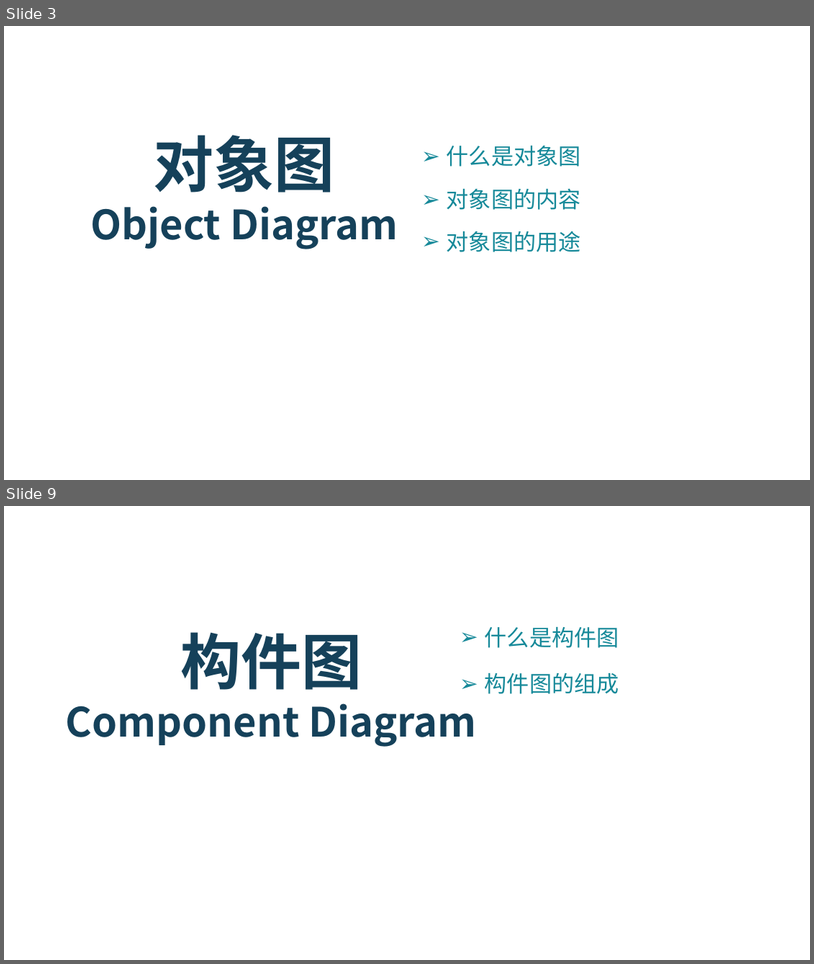
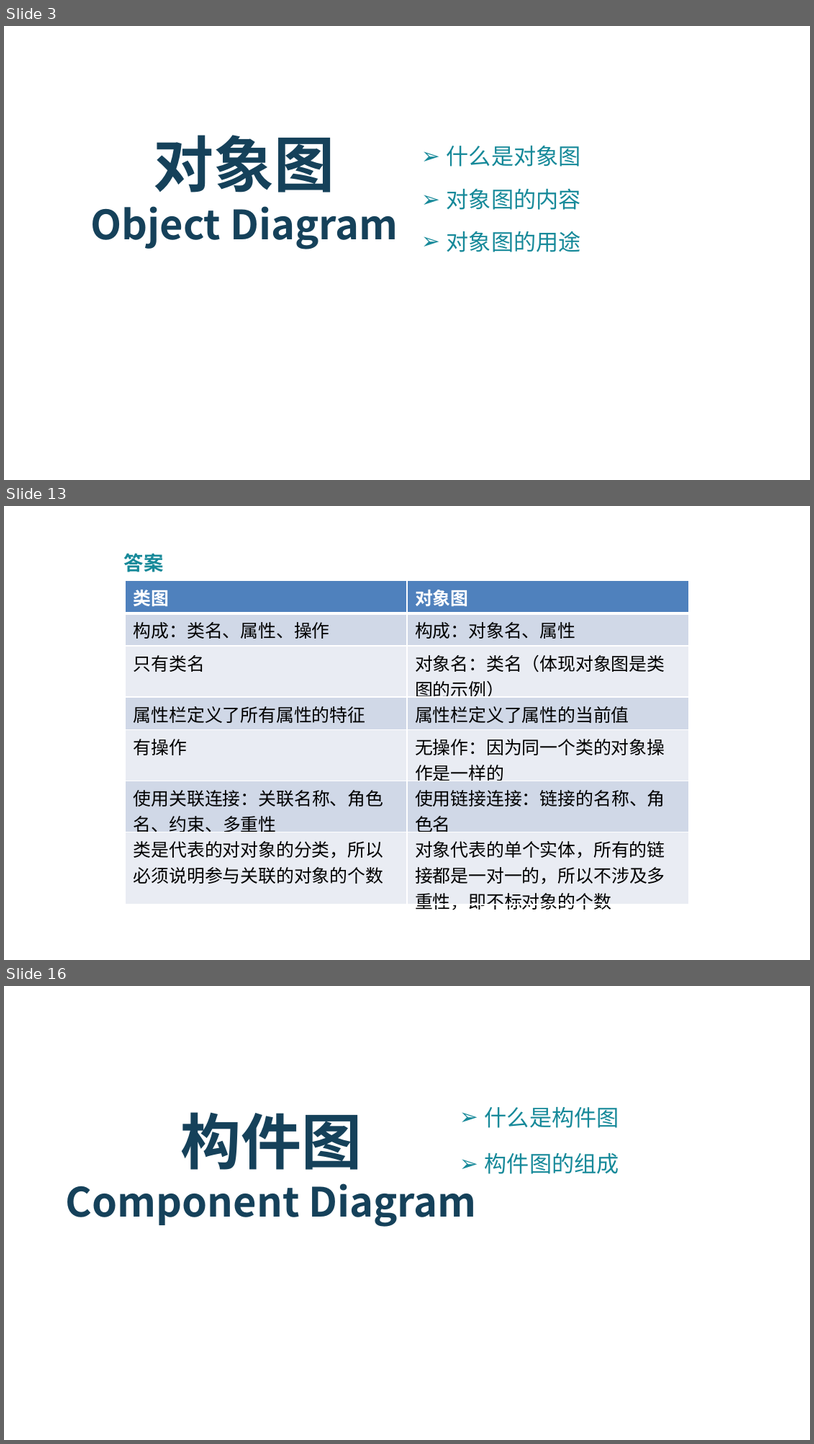
Before and after one commit to PRD2018-G03/PRD2018-G03-SoftwareEngineeringProject, a slide deck: PPT模板及制作/UML基础III翻转PPT.pptx. Shown one above the other, each under a label of ours: slides 3 and 9 before the commit, slides 3, 13 and 16 after it; the slides between them are not shown. The pictures are 814x964 and 814x1444 pixels, drawn with LibreOffice and Linux fonts; fonts in the diff are those of the drawing; background and template pictures are left out. Boxes give left, top, right and bottom in pixels: in the first picture for what was removed or moved away, otherwise in the second. Text is boxed around its words. In the diff, an @@ line names an element or a change of style, - is before the commit and + after.

```diff
--- a/PPT模板及制作/UML基础III翻转PPT.pptx
+++ b/PPT模板及制作/UML基础III翻转PPT.pptx
@@ slide 13 added at (4, 506, 810, 960), background picture (left out) @@
@@ text added at (124, 553, 164, 572), 17.6 pt, text #168999, bold @@
+答案
@@ table added at (126, 580, 689, 913), 7 rows, 2 columns @@
+类图 | 对象图
+构成：类名、属性、操作 | 构成：对象名、属性
+只有类名 | 对象名：类名（体现对象图是类图的示例）
+属性栏定义了所有属性的特征 | 属性栏定义了属性的当前值
+有操作 | 无操作：因为同一个类的对象操作是一样的
+使用关联连接：关联名称、角色名、约束、多重性 | 使用链接连接：链接的名称、角色名
+类是代表的对对象的分类，所以必须说明参与关联的对象的个数 | 对象代表的单个实体，所有的链接都是一对一的，所以不涉及多重性，即不标对象的个数
@@ what was slide 9 is now slide 16 @@
```
Also in this commit, not shown: 21 slides changed, 14 other slides added, 1 slide removed.
